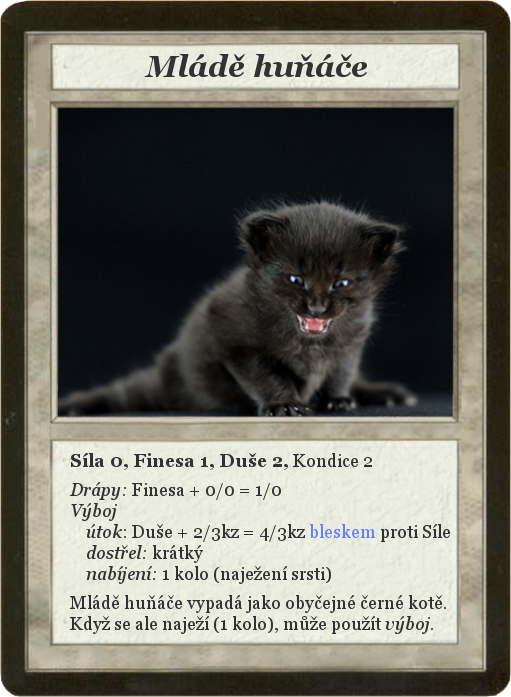
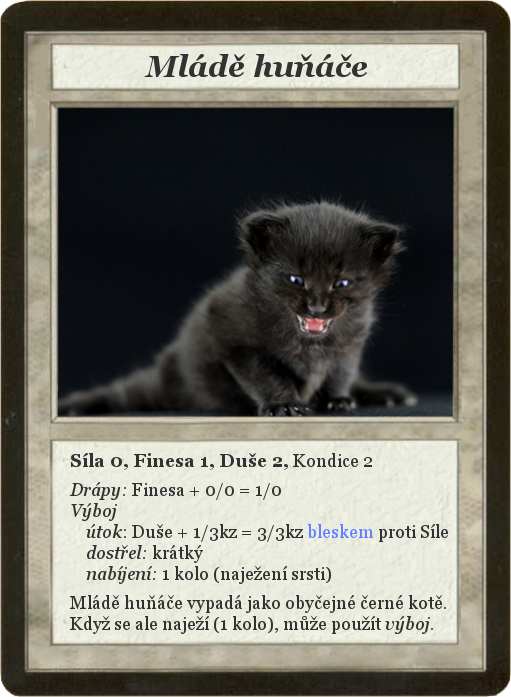
Before/after of a (511, 697) layered artwork. What changed in the layer stack:
painted on "Síla 0, Finesa 1, Duše 2, Kond..." over box(194, 524, 450, 542)
